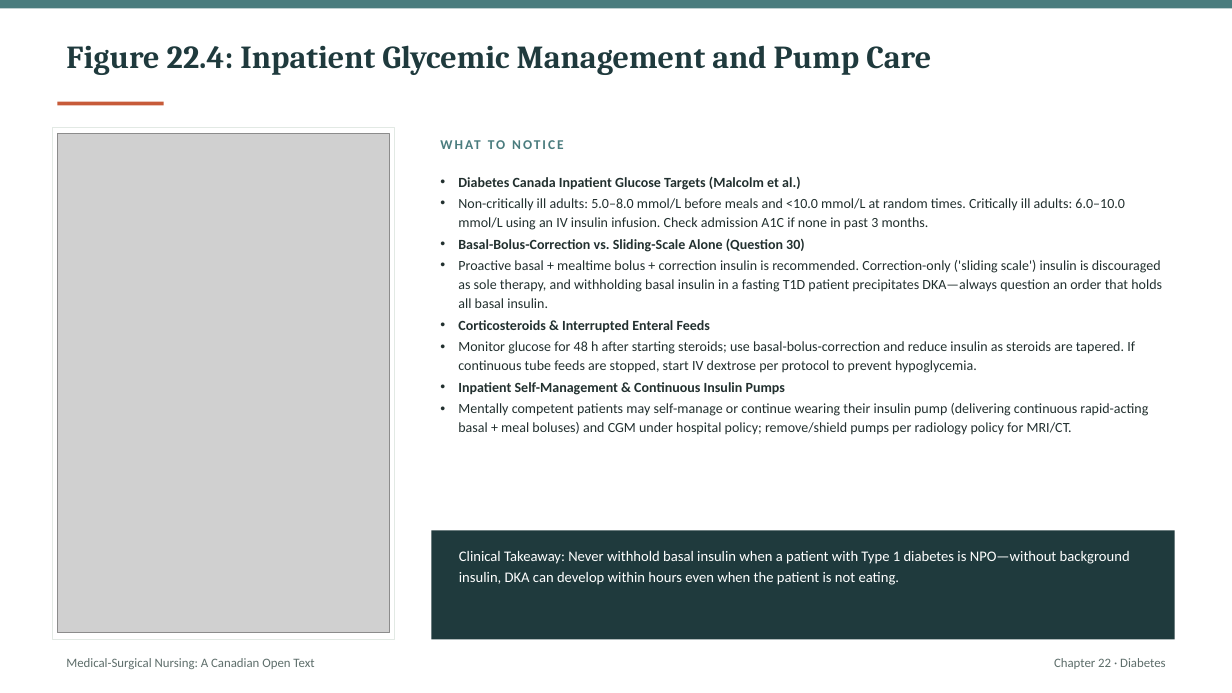
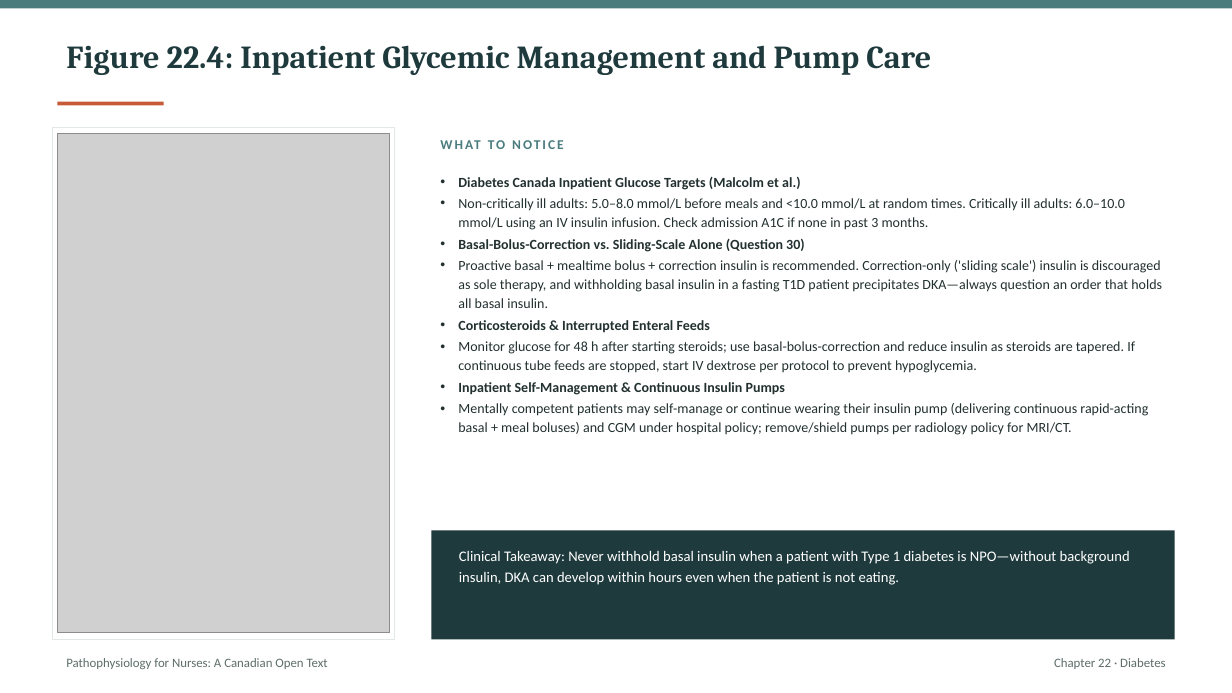
Before and after one commit to andrewleenl/opensourcenursing, a slide deck: slide 23 of Ch22_Diabetes_Lecture_Presentation.pptx (slide 22 before the commit). Drawn at 1232x693 pixels with LibreOffice and Linux fonts; fonts in the diff are those of the drawing; grey boxes stand for pictures. Boxes give left, top, right and bottom in pixels: in the first picture for what was removed or moved away, otherwise in the second. Text is boxed around its words. In the diff, an @@ line names an element or a change of style, - is before the commit and + after.

```diff
--- a/Ch22_Diabetes_Lecture_Presentation.pptx
+++ b/Ch22_Diabetes_Lecture_Presentation.pptx
@@ text at (66,658,328,669): text changed @@
-Medical-Surgical Nursing: A Canadian Open Text
+Pathophysiology for Nurses: A Canadian Open Text
```
Also in this commit, not shown: 21 other slides changed, 1 slide added, 1 other file.
